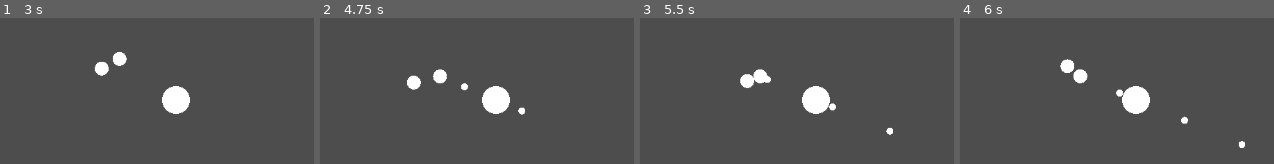
Above: before the commit, frames 1-4 (left to right).
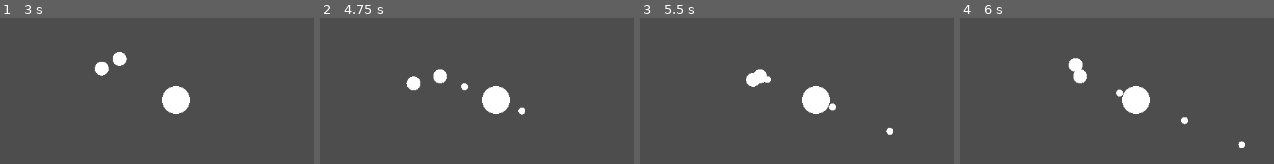
Above: after the commit, the same moments.

Repository: elemel/unholy-sanctum
Game: Godot game, scene res://scenes/main.tscn
The game is run twice, just before and just after one commit, with the same random seed, the same clock (stepped at 60 frames per second) and the same inputs.
Inputs:
- Up to frame 1 (3 s): tap Enter at 0.5 s; hold W (move_up) 0.53-2.03 s; hold A (move_left) from 2.03 s (still down)
- Up to frame 2 (4.75 s): tap Space at 3.5 s; release A (move_left) at 3.53 s; hold S (move_down) 3.53-4.28 s; hold D (move_right) from 4.28 s (still down)
- Up to frame 3 (5.5 s): release D (move_right) at 5.03 s; hold W (move_up) from 5.03 s (still down)
- Up to frame 4 (6 s): release W (move_up) at 5.78 s; hold D (move_right) from 5.78 s (still down)

Frame 1 is identical in both runs. In frame 2, 0.1% of the frame differs, in the area x 27-64%, y 34-63%; in frame 3, 0.3%; in frame 4, 0.6%, in the area x 31-91%, y 27-90%.

Commit message:
Change units to be areas instead of bodies

Diff:
--- /dev/null
+++ b/scenes/altar.tscn
@@ -0,0 +1,16 @@
+[gd_scene load_steps=3 format=3 uid="uid://noltwi3xdib7"]
+
+[sub_resource type="CapsuleMesh" id="CapsuleMesh_jgrbc"]
+radius = 20.0
+height = 40.0
+
+[sub_resource type="CircleShape2D" id="CircleShape2D_vlbqr"]
+radius = 20.0
+
+[node name="Altar" type="StaticBody2D"]
+
+[node name="MeshInstance2D" type="MeshInstance2D" parent="."]
+mesh = SubResource("CapsuleMesh_jgrbc")
+
+[node name="CollisionShape2D" type="CollisionShape2D" parent="."]
+shape = SubResource("CircleShape2D_vlbqr")
--- /dev/null
+++ b/scenes/archer.tscn
@@ -0,0 +1,23 @@
+[gd_scene load_steps=5 format=3 uid="uid://rwaionureu0f"]
+
+[ext_resource type="Script" path="res://scripts/archer.gd" id="1_aob7w"]
+[ext_resource type="PackedScene" uid="uid://c8yctccb05y7b" path="res://scenes/arrow.tscn" id="2_2d8cv"]
+
+[sub_resource type="CircleShape2D" id="CircleShape2D_rs0lh"]
+
+[sub_resource type="CapsuleMesh" id="CapsuleMesh_42ry1"]
+radius = 10.0
+height = 20.0
+
+[node name="Archer" type="Area2D"]
+position = Vector2(-234, -99)
+script = ExtResource("1_aob7w")
+acceleration = 100.0
+speed = 50.0
+arrow_scene = ExtResource("2_2d8cv")
+
+[node name="CollisionShape2D" type="CollisionShape2D" parent="."]
+shape = SubResource("CircleShape2D_rs0lh")
+
+[node name="MeshInstance2D" type="MeshInstance2D" parent="."]
+mesh = SubResource("CapsuleMesh_42ry1")
--- a/scenes/main.tscn
+++ b/scenes/main.tscn
@@ -1,57 +1,15 @@
-[gd_scene load_steps=8 format=3 uid="uid://dv6v6kt221hpn"]
+[gd_scene load_steps=4 format=3 uid="uid://dv6v6kt221hpn"]
 
-[ext_resource type="Script" path="res://scripts/necromancer.gd" id="1_jo5mm"]
-[ext_resource type="Script" path="res://scripts/archer.gd" id="2_0ypv3"]
-[ext_resource type="PackedScene" uid="uid://c8yctccb05y7b" path="res://scenes/arrow.tscn" id="3_6xk7x"]
-
-[sub_resource type="CapsuleMesh" id="CapsuleMesh_jgrbc"]
-radius = 20.0
-height = 40.0
-
-[sub_resource type="CircleShape2D" id="CircleShape2D_vlbqr"]
-radius = 20.0
-
-[sub_resource type="CircleShape2D" id="CircleShape2D_rs0lh"]
-
-[sub_resource type="CapsuleMesh" id="CapsuleMesh_42ry1"]
-radius = 10.0
-height = 20.0
+[ext_resource type="PackedScene" uid="uid://noltwi3xdib7" path="res://scenes/altar.tscn" id="1_3ks14"]
+[ext_resource type="PackedScene" uid="uid://bnpf13fmlyanh" path="res://scenes/necromancer.tscn" id="1_udj25"]
+[ext_resource type="PackedScene" uid="uid://rwaionureu0f" path="res://scenes/archer.tscn" id="3_xgidf"]
 
 [node name="Main" type="Node2D"]
 
 [node name="Camera2D" type="Camera2D" parent="."]
 
-[node name="Altar" type="StaticBody2D" parent="."]
+[node name="Altar" parent="." instance=ExtResource("1_3ks14")]
 
-[node name="MeshInstance2D" type="MeshInstance2D" parent="Altar"]
-mesh = SubResource("CapsuleMesh_jgrbc")
+[node name="Necromancer" parent="." instance=ExtResource("1_udj25")]
 
-[node name="CollisionShape2D" type="CollisionShape2D" parent="Altar"]
-shape = SubResource("CircleShape2D_vlbqr")
-
-[node name="Necromancer" type="CharacterBody2D" parent="."]
-position = Vector2(-51, 21)
-motion_mode = 1
-script = ExtResource("1_jo5mm")
-acceleration = 100.0
-speed = 50.0
-
-[node name="CollisionShape2D" type="CollisionShape2D" parent="Necromancer"]
-shape = SubResource("CircleShape2D_rs0lh")
-
-[node name="MeshInstance2D" type="MeshInstance2D" parent="Necromancer"]
-mesh = SubResource("CapsuleMesh_42ry1")
-
-[node name="Archer" type="CharacterBody2D" parent="."]
-position = Vector2(-234, -99)
-motion_mode = 1
-script = ExtResource("2_0ypv3")
-acceleration = 100.0
-speed = 50.0
-arrow_scene = ExtResource("3_6xk7x")
-
-[node name="CollisionShape2D" type="CollisionShape2D" parent="Archer"]
-shape = SubResource("CircleShape2D_rs0lh")
-
-[node name="MeshInstance2D" type="MeshInstance2D" parent="Archer"]
-mesh = SubResource("CapsuleMesh_42ry1")
+[node name="Archer" parent="." instance=ExtResource("3_xgidf")]
--- /dev/null
+++ b/scenes/necromancer.tscn
@@ -0,0 +1,21 @@
+[gd_scene load_steps=4 format=3 uid="uid://bnpf13fmlyanh"]
+
+[ext_resource type="Script" path="res://scripts/necromancer.gd" id="1_4h2x4"]
+
+[sub_resource type="CircleShape2D" id="CircleShape2D_rs0lh"]
+
+[sub_resource type="CapsuleMesh" id="CapsuleMesh_42ry1"]
+radius = 10.0
+height = 20.0
+
+[node name="Necromancer" type="Area2D"]
+position = Vector2(-51, 21)
+script = ExtResource("1_4h2x4")
+acceleration = 100.0
+speed = 50.0
+
+[node name="CollisionShape2D" type="CollisionShape2D" parent="."]
+shape = SubResource("CircleShape2D_rs0lh")
+
+[node name="MeshInstance2D" type="MeshInstance2D" parent="."]
+mesh = SubResource("CapsuleMesh_42ry1")
--- a/scripts/archer.gd
+++ b/scripts/archer.gd
@@ -1,4 +1,4 @@
-extends CharacterBody2D
+extends Unit
 class_name Archer
 
 @export var acceleration = 200.0
@@ -7,6 +7,7 @@
 @export var arrow_scene: PackedScene
 @export var reload_duration = 1.0
 
+var velocity = Vector2.ZERO
 var fire_time = 0.0
 
 func _physics_process(delta):
@@ -30,4 +31,4 @@
             get_parent().add_child(arrow)
 
     velocity = velocity.move_toward(speed * move_direction, acceleration * delta)
-    move_and_slide()
+    position += velocity * delta
--- a/scripts/arrow.gd
+++ b/scripts/arrow.gd
@@ -1,4 +1,4 @@
-extends Area2D
+extends Unit
 class_name Arrow
 
 @export var speed = 100.0
--- a/scripts/necromancer.gd
+++ b/scripts/necromancer.gd
@@ -1,13 +1,12 @@
-extends CharacterBody2D
+extends Unit
 class_name Necromancer
 
 @export var acceleration = 200.0
 @export var speed = 100.0
 
-func _ready():
-    motion_mode = CharacterBody2D.MOTION_MODE_FLOATING
+var velocity = Vector2.ZERO
 
 func _physics_process(delta):
     var direction = Input.get_vector("move_left", "move_right", "move_up", "move_down")
     velocity = velocity.move_toward(speed * direction, acceleration * delta)
-    move_and_slide()
+    position += velocity * delta
--- /dev/null
+++ b/scripts/unit.gd
@@ -0,0 +1,4 @@
+extends Area2D
+class_name Unit
+
+@export var radius = 0.0
